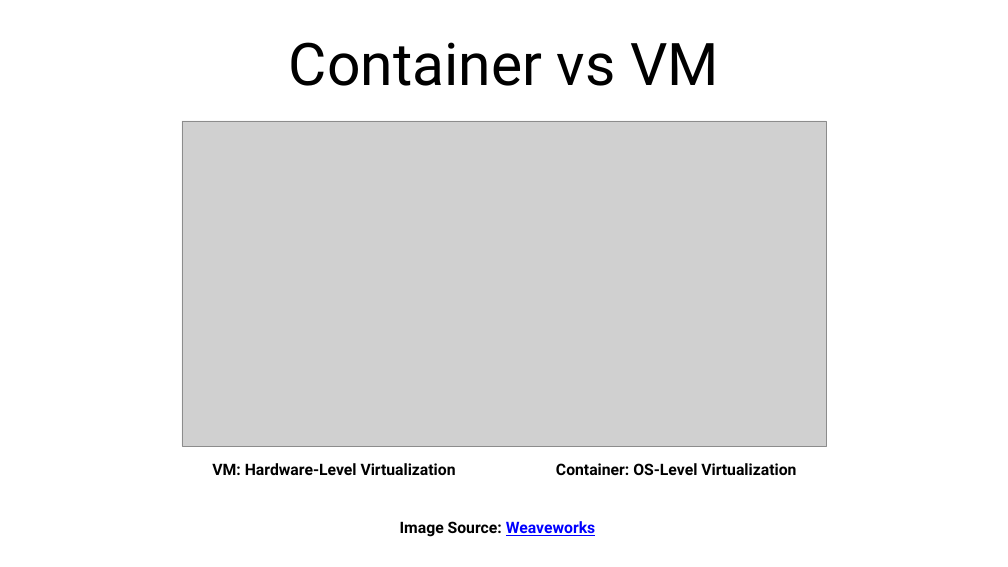
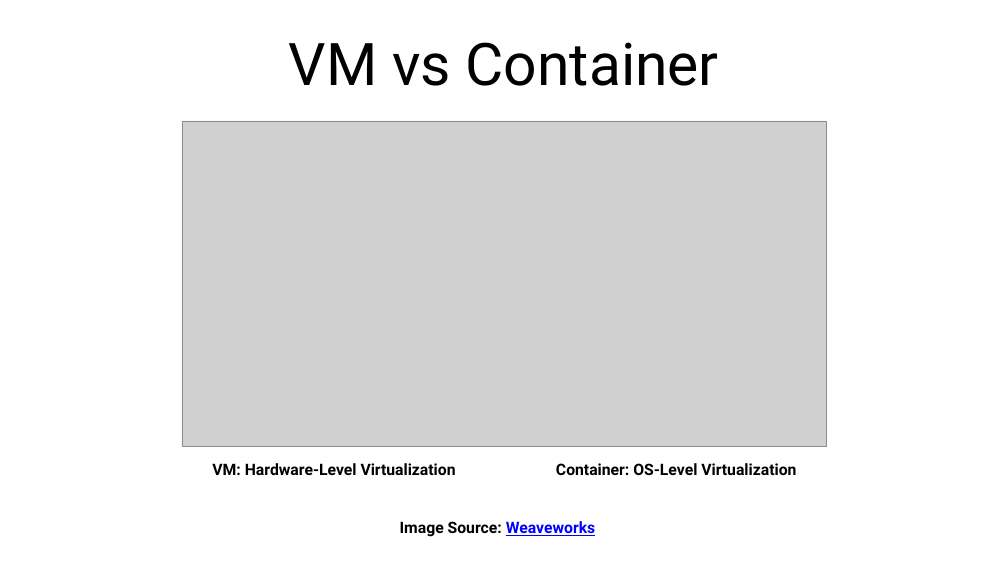
Before and after one commit to cathaylife-devops/docker-tutorial, a slide deck: slide 7 of docker-tutorial.pptx (slide 6 before the commit). Drawn at 1008x567 pixels with LibreOffice and Linux fonts; fonts in the diff are those of the drawing; grey boxes stand for pictures. Boxes give left, top, right and bottom in pixels: in the first picture for what was removed or moved away, otherwise in the second. Text is boxed around its words. In the diff, an @@ line names an element or a change of style, - is before the commit and + after.

```diff
--- a/docker-tutorial.pptx
+++ b/docker-tutorial.pptx
@@ title at (289,42,719,86): text changed @@
-Container vs VM
+VM vs Container
```
Also in this commit, not shown: 15 other slides changed, 2 slides added, 2 other files.
